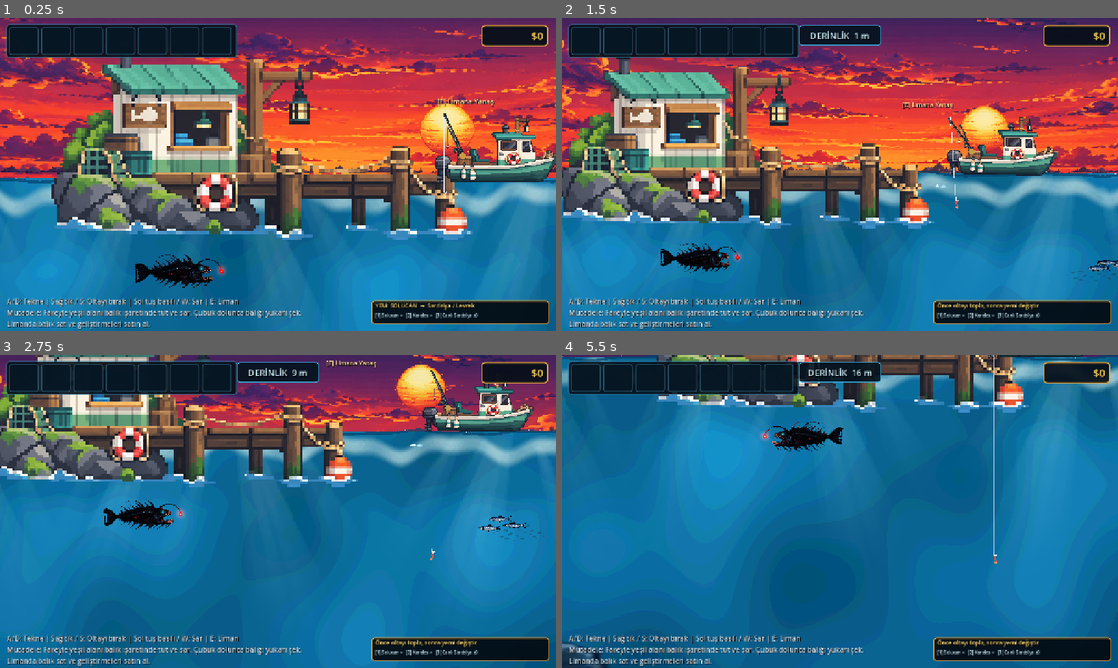
Above: before the commit, frames 1-4 (two rows, left to right).
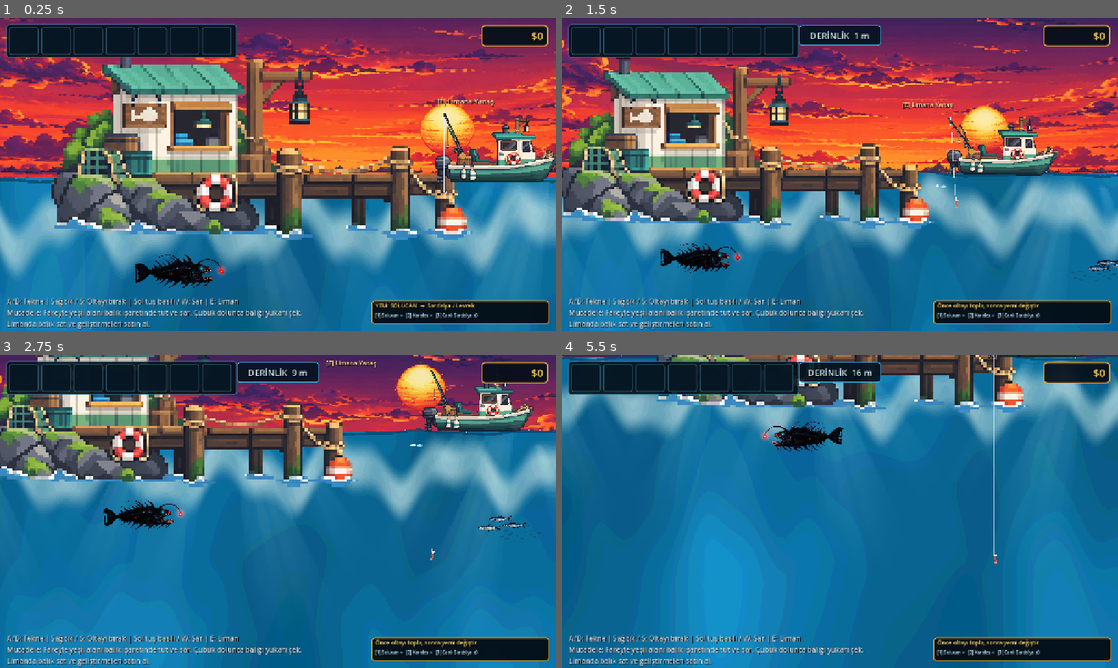
Above: after the commit, the same moments.

Repository: mirackayademir/TinyFisher
Game: Godot game, scene res://scenes/world.tscn
The game is run twice, just before and just after one commit, with the same random seed, the same clock (stepped at 60 frames per second) and the same inputs.
Inputs (mouse positions are in pixels of both pictures, inside the frame that each line leads up to):
- Up to frame 1 (0.25 s): no input
- Up to frame 2 (1.5 s): tap Enter at 0.5 s; move the mouse to (962, 158) at 0.52 s; hold D (move_right) 0.53-1.28 s; tap E (dock) at 0.6 s; click (962, 158) at 0.67 s; move the mouse to (728, 190) at 1.27 s; hold S from 1.28 s (still down); tap 1 at 1.35 s
- Up to frame 3 (2.75 s): move the mouse to (333, 442) at 2.02 s; release S at 2.03 s; hold D (move_right) from 2.03 s (still down); tap 2 at 2.1 s
- Up to frame 4 (5.5 s): move the mouse to (812, 574) at 2.77 s; release D (move_right) at 2.78 s; hold W 2.78-3.53 s; tap one key every 0.75 s from 2.85 s: 3 E (dock) 1 2; click (812, 574) at 2.92 s; move the mouse to (1006, 558) at 3.52 s; hold A (move_left) 3.53-5.03 s; move the mouse to (673, 464) at 4.27 s; move the mouse to (867, 511) at 5.02 s; hold S from 5.03 s (still down); click (867, 511) at 5.17 s

The runs differ from the first frame. In frame 1, 16% of the frame differs, in the area x 0-100%, y 52-100%; in frame 2, 17%; in frame 3, 28%; in frame 4, 37%, in the area x 0-100%, y 1-100%.

Commit message:
Preserve canyon aspect ratio and auto extend depth

Diff:
--- a/scenes/underwater_terrain_runtime.gd
+++ b/scenes/underwater_terrain_runtime.gd
@@ -1,21 +1,23 @@
 extends Node
 
-# TinyFisher accepted HQ canyon runtime.
-# The original 2048x682 lossless artwork is rebuilt from verified text chunks,
-# then fitted once across the real Water width and exact 20-100 m depth band.
-# No repeated rock towers and no direct dependency on the broken 14 KB WebP.
+# TinyFisher canyon runtime V28.
+#
+# The verified canyon is rendered from the HQ in-memory texture produced by
+# canyon_texture_loader.gd. It is never non-uniformly squeezed into an arbitrary
+# 20-100 m rectangle anymore. The canyon keeps its authored aspect ratio and its
+# natural bottom depth is calculated from the real Water width.
 
 const CanyonTextureLoader = preload("res://scenes/canyon_texture_loader.gd")
 
 const TERRAIN_NODE_NAME: String = "UnderwaterCanyonTerrain20To100"
-const LAYOUT_VERSION: int = 27
+const LAYOUT_VERSION: int = 28
 const TOP_M: float = 20.0
-const BOTTOM_M: float = 100.0
+const WORLD_PIXELS_PER_METER: float = 34.5
 const FALLBACK_LEFT: float = -1000.0
 const FALLBACK_RIGHT: float = 11000.0
-const FALLBACK_PPM: float = 34.5
 const FALLBACK_ZERO_Y: float = 392.6
 const TERRAIN_Z: int = -7
+const DEEP_WATER_MARGIN_PX: float = 700.0
 
 var _scene_id: int = 0
 var _world: Node2D = null
@@ -32,7 +34,7 @@
 
 func _ready() -> void:
 	process_mode = Node.PROCESS_MODE_ALWAYS
-	print("UNDERWATER TERRAIN V27: VERIFIED LOSSLESS HQ CANYON / EXACT 20-100M FIT")
+	print("UNDERWATER TERRAIN V28: HQ CANYON / ASPECT LOCKED / AUTO DEPTH")
 
 
 func _process(_delta: float) -> void:
@@ -99,9 +101,10 @@
 	_root.set_meta("collisionless", true)
 	_root.set_meta("camera_locked", false)
 	_root.set_meta("depth_top_m", TOP_M)
-	_root.set_meta("depth_bottom_m", BOTTOM_M)
-	_root.set_meta("terrain_source", "verified_hq_lossless_chunks")
+	_root.set_meta("terrain_source", "verified_v15_hq_lanczos")
 	_root.set_meta("source_region", _source_region)
+	_root.set_meta("aspect_locked", true)
+	_root.set_meta("world_pixels_per_meter", WORLD_PIXELS_PER_METER)
 	_root.set_meta("kelp_surface_adapter", "pending_hq_canyon_surface")
 	_world.add_child(_root)
 
@@ -127,8 +130,15 @@
 	var left: float = bounds.x
 	var width: float = maxf(bounds.y - bounds.x, 1.0)
 	var top_y: float = _world_y_for_depth(TOP_M)
-	var bottom_y: float = _world_y_for_depth(BOTTOM_M)
-	var height: float = maxf(bottom_y - top_y, 1.0)
+
+	# One scale value for both axes. This is the important V28 change: the canyon
+	# can never be horizontally stretched and vertically crushed again.
+	var uniform_scale: float = width / _source_region.size.x
+	var height: float = _source_region.size.y * uniform_scale
+	var bottom_y: float = top_y + height
+	var bottom_m: float = TOP_M + (height / WORLD_PIXELS_PER_METER)
+
+	_extend_deep_water(bottom_y + DEEP_WATER_MARGIN_PX)
 
 	if not force \
 	and is_equal_approx(left, _last_left) \
@@ -138,15 +148,13 @@
 		return
 
 	_root.global_position = Vector2(left, top_y)
-	_root.scale = Vector2(
-		width / _source_region.size.x,
-		height / _source_region.size.y
-	)
+	_root.scale = Vector2(uniform_scale, uniform_scale)
 
 	_root.set_meta("map_left_x", left)
 	_root.set_meta("map_right_x", bounds.y)
-	_root.set_meta("world_y_20m", top_y)
-	_root.set_meta("world_y_100m", bottom_y)
+	_root.set_meta("world_y_top", top_y)
+	_root.set_meta("world_y_bottom", bottom_y)
+	_root.set_meta("depth_bottom_m", bottom_m)
 	_root.set_meta("source_visible_size", _source_region.size)
 	_root.set_meta("fit_scale", _root.scale)
 
@@ -154,6 +162,26 @@
 	_last_width = width
 	_last_top_y = top_y
 	_last_height = height
+
+	if force:
+		print(
+			"CANYON LAYOUT READY: top=", TOP_M,
+			"m bottom=", snappedf(bottom_m, 0.1),
+			"m world=", snappedf(width, 1.0), "x", snappedf(height, 1.0),
+			" scale=", snappedf(uniform_scale, 0.001)
+		)
+
+
+func _extend_deep_water(required_bottom_y: float) -> void:
+	if _world == null:
+		return
+
+	var water: Control = _world.get_node_or_null("Water") as Control
+	if water == null:
+		return
+
+	if water.offset_bottom < required_bottom_y:
+		water.offset_bottom = required_bottom_y
 
 
 func _get_world_horizontal_bounds() -> Vector2:
@@ -167,43 +195,21 @@
 	return Vector2(FALLBACK_LEFT, FALLBACK_RIGHT)
 
 
-func _pixels_per_meter() -> float:
-	if _world == null:
-		return FALLBACK_PPM
-	var hook: Node2D = _world.get_node_or_null("Boat/Hook") as Node2D
-	if hook == null:
-		return FALLBACK_PPM
-
-	var pixels_variant: Variant = hook.get("max_depth")
-	var meters_variant: Variant = hook.get("max_depth_meters")
-
-	if not (pixels_variant is int or pixels_variant is float):
-		return FALLBACK_PPM
-	if not (meters_variant is int or meters_variant is float):
-		return FALLBACK_PPM
-
-	var max_depth_pixels = pixels_variant + 0.0
-	var max_depth_meters = meters_variant + 0.0
-	if max_depth_pixels <= 0.0 or max_depth_meters <= 0.0:
-		return FALLBACK_PPM
-	return max_depth_pixels / max_depth_meters
-
-
 func _world_y_for_depth(depth_meters: float) -> float:
 	if _world == null:
-		return FALLBACK_ZERO_Y + depth_meters * FALLBACK_PPM
+		return FALLBACK_ZERO_Y + depth_meters * WORLD_PIXELS_PER_METER
 
 	var boat: Node2D = _world.get_node_or_null("Boat") as Node2D
 	var hook: Node2D = _world.get_node_or_null("Boat/Hook") as Node2D
 	if boat == null or hook == null:
-		return FALLBACK_ZERO_Y + depth_meters * FALLBACK_PPM
+		return FALLBACK_ZERO_Y + depth_meters * WORLD_PIXELS_PER_METER
 
 	var hook_start_y: float = hook.position.y
 	var start_variant: Variant = hook.get("start_position")
 	if start_variant is Vector2:
 		hook_start_y = (start_variant as Vector2).y
 
-	return boat.global_position.y + hook_start_y + depth_meters * _pixels_per_meter()
+	return boat.global_position.y + hook_start_y + depth_meters * WORLD_PIXELS_PER_METER
 
 
 func _remove_old_terrain() -> void:
